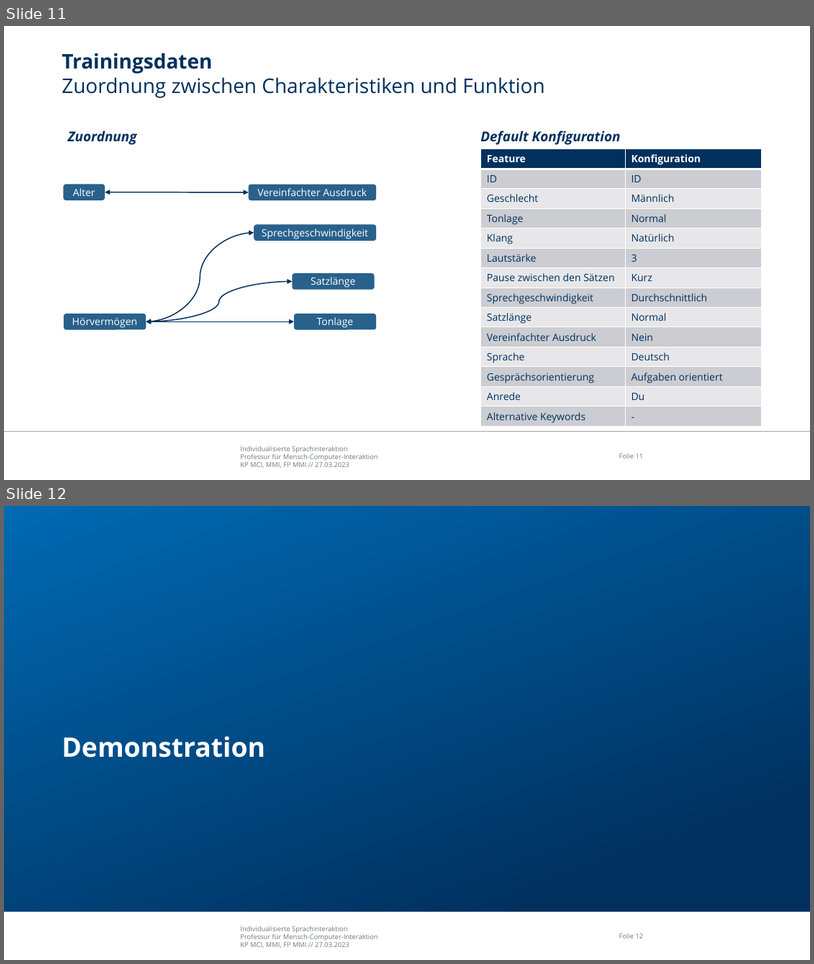
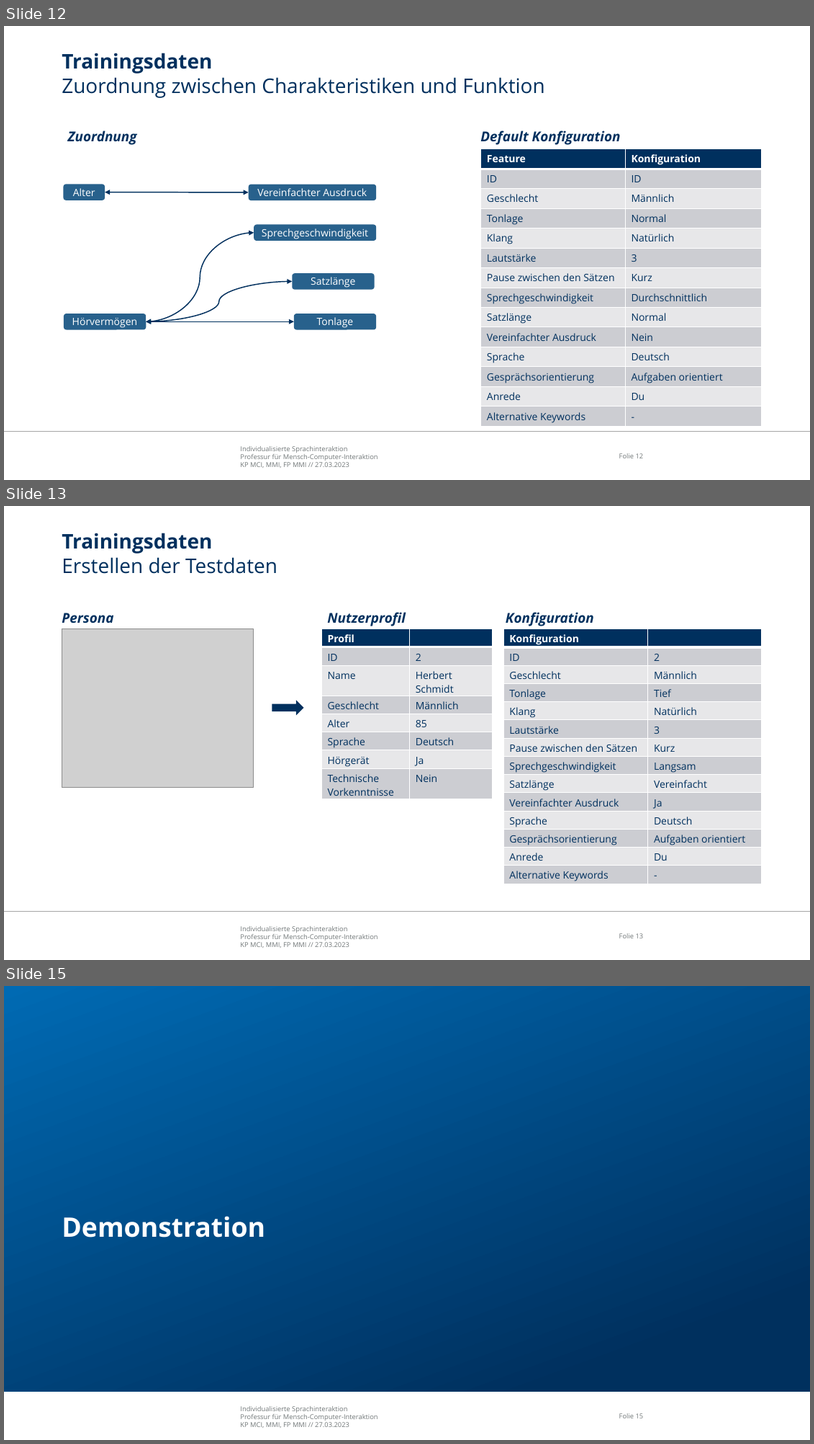
Before and after one commit to EmelieRadziwill/MCI_Sprachinteraktion, a slide deck: Dokumentation/Abschlusspräsentation.pptx. Shown one above the other, each under a label of ours: slides 11 and 12 before the commit, slides 12, 13 and 15 after it; the slides between them are not shown. The pictures are 814x964 and 814x1444 pixels, drawn with LibreOffice and Linux fonts; fonts in the diff are those of the drawing; grey boxes stand for pictures; background and template pictures are left out. Boxes give left, top, right and bottom in pixels: in the first picture for what was removed or moved away, otherwise in the second. Text is boxed around its words. In the diff, an @@ line names an element or a change of style, - is before the commit and + after.

```diff
--- a/Dokumentation/Abschlusspräsentation.pptx
+++ b/Dokumentation/Abschlusspräsentation.pptx
@@ slide 13 added at (x1=4, y1=506, x2=810, y2=960), background #FFFFFF; not listed: 3 template elements that a slide beside it also shows @@
@@ title added at (x1=62, y1=533, x2=278, y2=574), 24 pt, text #00305E @@
+Trainingsdaten
+Erstellen der Testdaten
@@ text added at (x1=62, y1=613, x2=113, y2=623), 16.2 pt, text #00305E, bold, italic @@
+Persona
@@ text added at (x1=327, y1=612, x2=405, y2=626), 16.2 pt, text #00305E, bold, italic @@
+Nutzerprofil
@@ text added at (x1=506, y1=612, x2=594, y2=626), 16.2 pt, text #00305E, bold, italic @@
+Konfiguration
@@ picture added at (x1=62, y1=629, x2=254, y2=787) @@
@@ table added at (x1=322, y1=629, x2=493, y2=798), 8 rows, 2 columns @@
+Profil | 
+ID | 2
+Name | Herbert Schmidt
+Geschlecht | Männlich
+Alter | 85
+Sprache | Deutsch
+Hörgerät | Ja
+Technische Vorkenntnisse | Nein
@@ table added at (x1=504, y1=629, x2=762, y2=884), 14 rows, 2 columns @@
+Konfiguration | 
+ID | 2
+Geschlecht | Männlich
+Tonlage | Tief
+Klang | Natürlich
+Lautstärke | 3
+Pause zwischen den Sätzen | Kurz
+Sprechgeschwindigkeit | Langsam
+Satzlänge | Vereinfacht
+Vereinfachter Ausdruck | Ja
+Sprache | Deutsch
+Gesprächsorientierung | Aufgaben orientiert
+Anrede | Du
+Alternative Keywords | -
@@ right arrow added at (x1=272, y1=700, x2=304, y2=716), fill #00305E @@
@@ what was slide 11 is now slide 12 @@
@@ page number at (x1=620, y1=453, x2=644, y2=458): text changed @@
-Folie 11
+Folie 12
@@ what was slide 12 is now slide 15 @@
```
Also in this commit, not shown: 2 slides changed, 2 other slides added.
